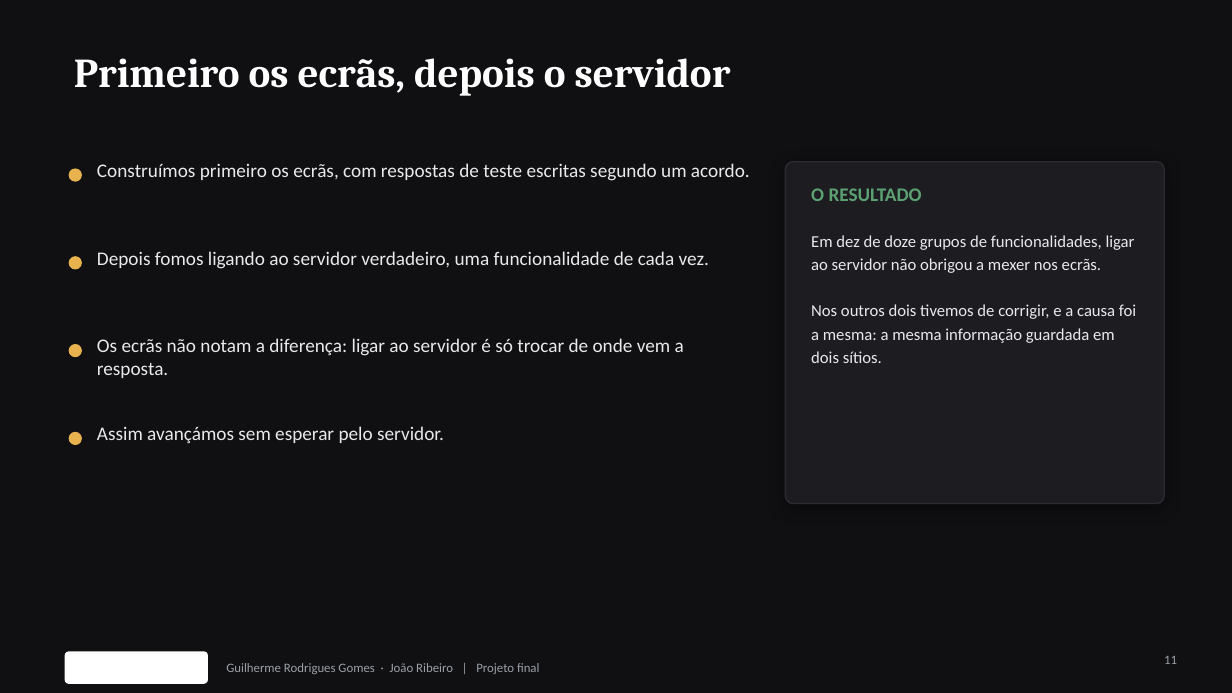
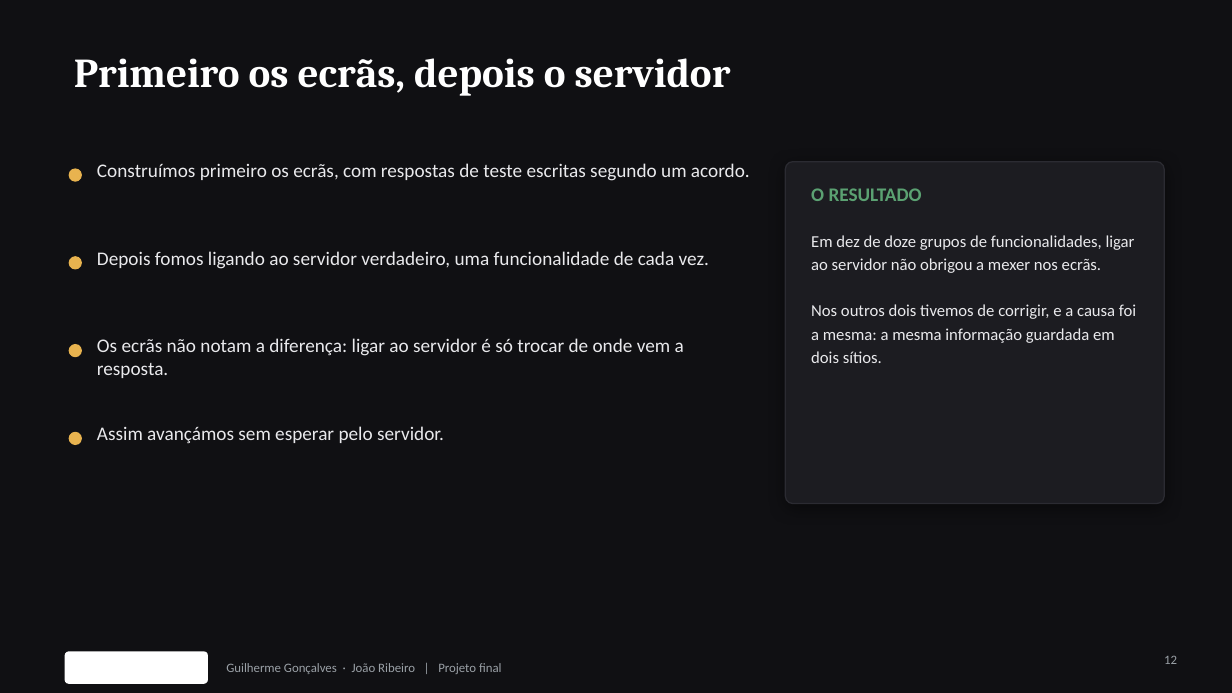
Before and after one commit to Azulindo/Projeto-Final, a slide deck: slide 12 of docs/apresentacao.pptx (slide 11 before the commit). Drawn at 1232x693 pixels with LibreOffice and Linux fonts; fonts in the diff are those of the drawing; background and template pictures are left out. Boxes give left, top, right and bottom in pixels: in the first picture for what was removed or moved away, otherwise in the second. Text is boxed around its words. In the diff, an @@ line names an element or a change of style, - is before the commit and + after.

```diff
--- a/docs/apresentacao.pptx
+++ b/docs/apresentacao.pptx
@@ page number at (x1=1164, y1=656, x2=1177, y2=664): text changed @@
-11
+12
@@ text at (x1=226, y1=663, x2=502, y2=674): text changed @@
-Guilherme Rodrigues Gomes · João Ribeiro | Projeto final
+Guilherme Gonçalves · João Ribeiro | Projeto final
```
Also in this commit, not shown: 15 other slides changed, 1 slide added.
